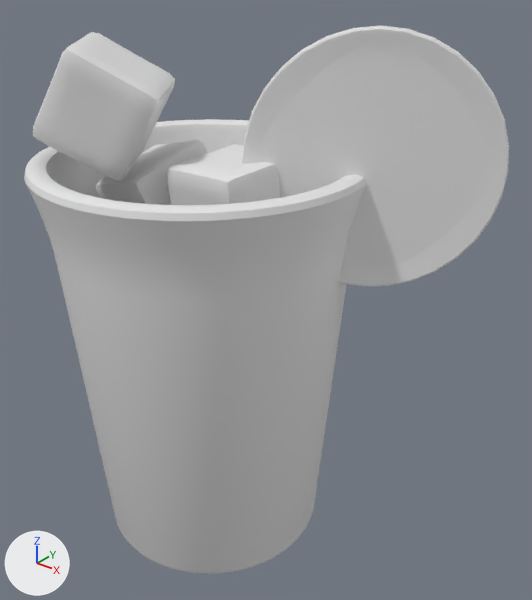
An edit to the OBJ model public/assets/drink-baked/blog0081.obj, drawn before and after from the same camera.
Before and after are seen from a camera (50 mm lens) standing at (4.24, -4.44, 5.32) and looking at (0.56, 0.16, 2.47). Every picture has the same lights, and +X, +Y and +Z are marked at lower left. The first picture is the older version. Where no turn or scale is listed for an object, it has been applied to the vertices.
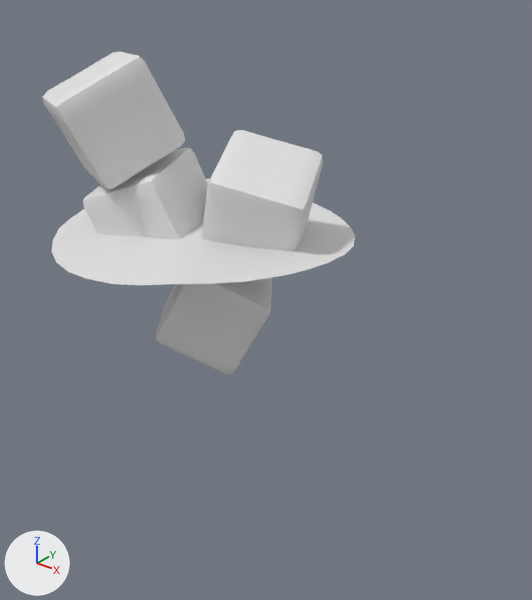
Changed parts and their boxes [x1, y1, x2, y2] in the pictures (532 x 600 px; the box of a moved part takes in the faces that stretch with it):
'Cylinder', deleted
    before: [24, 119, 366, 574]
'Circle.001', deleted
    before: [242, 26, 509, 287]
'Cube.003', reshaped (7% shorter)
    before: [33, 32, 175, 181]
    after: [42, 51, 185, 189]
'Cube.002', reshaped
    before: [166, 144, 280, 205]
    after: [202, 130, 323, 251]
'Cube.001', reshaped
    before: [96, 140, 208, 205]
    after: [83, 148, 208, 239]
part 1 of me_cube, moved or reshaped (not visible before)
    after: [156, 278, 272, 374]
part 5 of me_plane, moved or reshaped (not visible before)
    after: [51, 179, 355, 285]

The change, as a list of edits to the scene's bpy script:
```text
Change me_cube:
    used by ob_cube; location = (0.0, 0.0, 0.0)
    remove me_cube.from_pydata(...)  # 386 vertices, 384 faces; spans x -0.643..0.631, y -0.637..0.614, z 1.793..2.877
    add me_cube.from_pydata(...)  # 386 vertices, 384 faces; spans x -0.566..0.682, y -0.556..0.641, z 1.776..2.811
    me_cube part 1: the whole mesh is multiplied about its middle by the matrix ((-0.936, -0.331, 0.116), (-0.01, 0.353, 0.935), (-0.351, 0.875, -0.334)), then moved by (0.064, 0.054, -0.042)
Change me_cube_001:
    used by ob_cube_001; location = (0.0, 0.0, 0.0)
    remove me_cube_001.from_pydata(...)  # 386 vertices, 384 faces; spans x -0.984..0.036, y -0.523..0.529, z 2.667..3.766
    add me_cube_001.from_pydata(...)  # 386 vertices, 384 faces; spans x -0.992..0.126, y -0.702..0.365, z 2.632..3.688
    me_cube_001 part 2: the whole mesh is multiplied about its middle by the matrix ((0.912, -0.386, -0.137), (0.404, 0.903, 0.144), (0.068, -0.187, 0.98)), then moved by (0.04, -0.171, -0.057)
Change me_cube_002:
    used by ob_cube_002; location = (0.0, 0.0, 0.0)
    remove me_cube_002.from_pydata(...)  # 386 vertices, 384 faces; spans x -0.039..0.883, y -0.514..0.408, z 2.914..3.806
    add me_cube_002.from_pydata(...)  # 386 vertices, 384 faces; spans x -0.094..1.082, y -0.392..0.75, z 2.795..3.899
    me_cube_002 part 3: the whole mesh is multiplied about its middle by the matrix ((0.222, -0.919, 0.327), (-0.196, -0.37, -0.908), (0.955, 0.138, -0.262)), then moved by (0.071, 0.232, -0.014)
Change me_cube_003:
    used by ob_cube_003; location = (0.0, 0.0, 0.0)
    remove me_cube_003.from_pydata(...)  # 386 vertices, 384 faces; spans x -1.224..0.036, y -1.071..0.103, z 3.581..4.656
    add me_cube_003.from_pydata(...)  # 386 vertices, 384 faces; spans x -1.185..-0.045, y -1.007..0.201, z 3.468..4.525
    me_cube_003 part 4: the whole mesh is multiplied about its middle by the matrix ((0.669, -0.576, -0.47), (0.151, 0.724, -0.673), (0.728, 0.379, 0.572)), then moved by (-0.021, 0.081, -0.122)
Change me_plane:
    used by ob_plane; location = (0.0, 0.0, 0.0)
    remove me_plane.from_pydata(...)  # 258 vertices, 78 faces; spans x -1.31..1.31, y -1.3..1.3, z 3.0..3.12
    add me_plane.from_pydata(...)  # 232 vertices, 173 faces; spans x -1.31..1.31, y -1.31..1.31, z 3.0..3.12
    me_plane part 5: 10 vertices moved from x -1.25..1.25, y -1.3..1.3, z 3.02..3.06 to x -1.25..1.25, y -1.31..1.31, z 3.01..3.06; 188 vertices removed from x -1.3..1.3, y -1.3..1.3, z 3.0..3.12; 162 vertices added at x -1.3..1.3, y -1.29..1.29, z 3.0..3.12
Remove ob_circle_001:
    ob_circle_001 = bpy.data.objects.new('Circle.001', me_circle_001)
    ob_circle_001.location = (0.0, 0.0, 0.0)
Remove ob_cylinder:
    ob_cylinder = bpy.data.objects.new('Cylinder', me_cylinder)
    ob_cylinder.location = (0.0, 0.0, 0.0)
```
